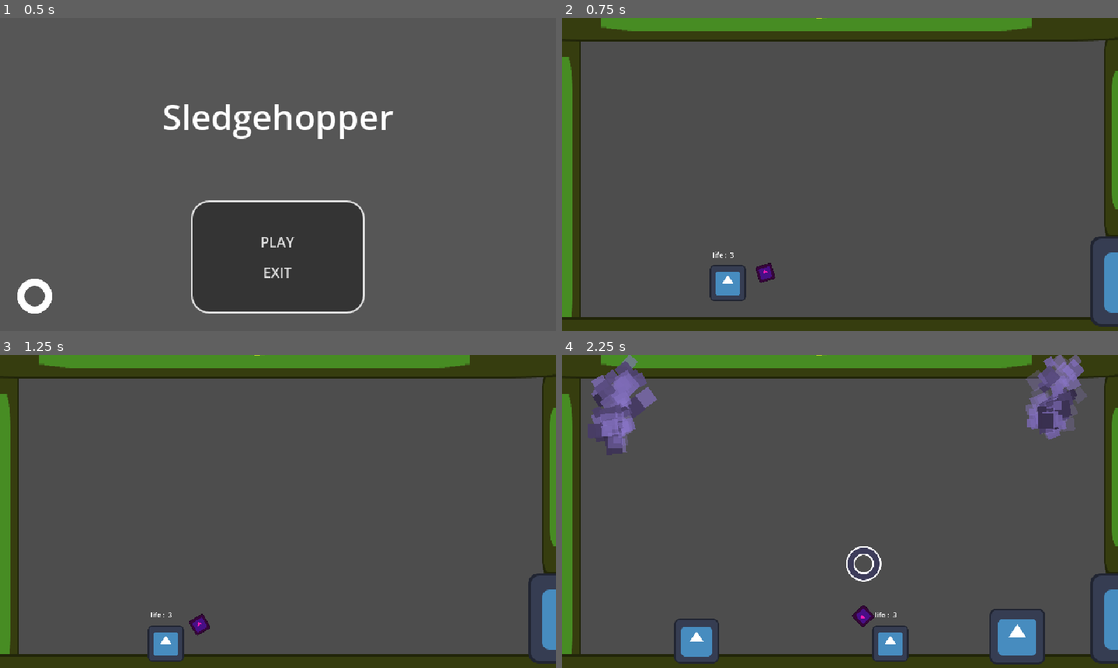
Above: before the commit, frames 1-4 (two rows, left to right).
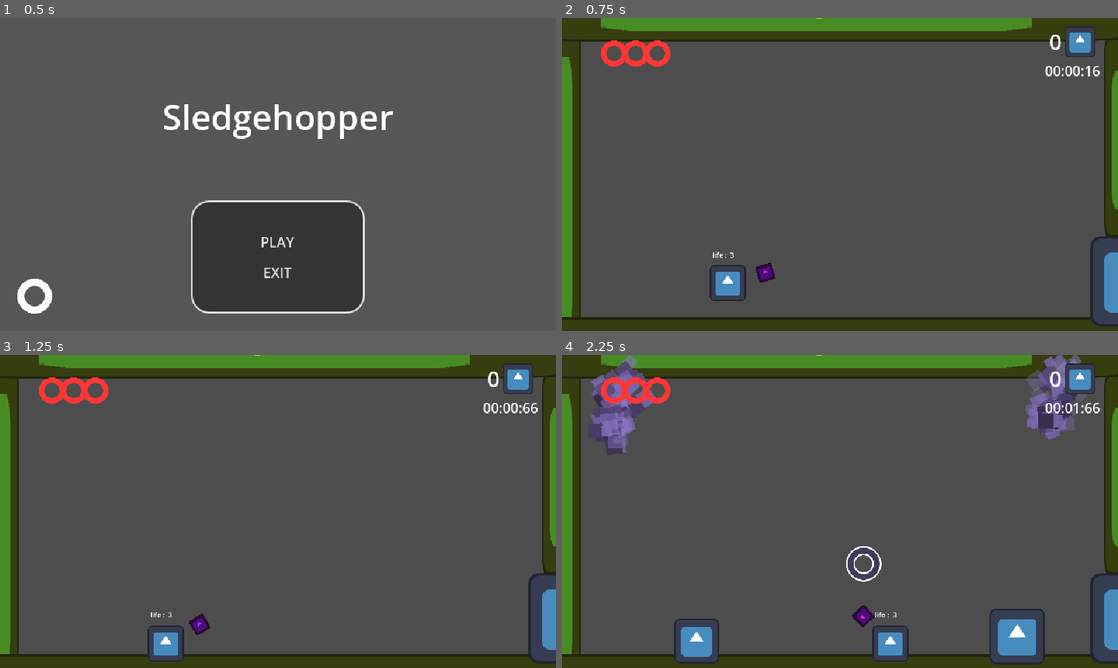
Above: after the commit, the same moments.

Repository: Juawo/hammer-game
Game: Godot game, scene res://scenes/Ui/main_menu.tscn
The game is run twice, just before and just after one commit, with the same random seed, the same clock (stepped at 60 frames per second) and the same inputs. The engine's default icon, where the game draws it, is replaced by a stand-in: a white triangle on a blue panel in a dark square.
Inputs (mouse positions are in pixels of both pictures, inside the frame that each line leads up to):
- Up to frame 1 (0.5 s): no input
- Up to frame 2 (0.75 s): click "PLAY" at 0.5 s
- Up to frame 3 (1.25 s): no input
- Up to frame 4 (2.25 s): move the mouse to (962, 495) at 1.27 s; press the mouse at (962, 495) at 1.28 s; hold D (right) from 1.28 s (still down); tap W (jump) at 1.52 s; move the mouse to (728, 527) at 2.02 s; release the mouse at (728, 527) at 2.03 s; click (728, 527) at 2.1 s

Frame 1 is identical in both runs. In frame 2, 1.2% of the frame differs, in the area x 7-97%, y 2-19%; in frame 3, 1.2%; in frame 4, 1.3%.

Commit message:
Add HUD to level base and connect level start event in game manager

Diff:
--- a/scenes/levels/level_base.tscn
+++ b/scenes/levels/level_base.tscn
@@ -8,6 +8,7 @@
 [ext_resource type="PackedScene" uid="uid://cai268m7e08xa" path="res://scenes/Player/player.tscn" id="4_d61h5"]
 [ext_resource type="PackedScene" uid="uid://52rxk6v26a2i" path="res://scenes/levels/breakable_wall.tscn" id="5_dje0g"]
 [ext_resource type="PackedScene" uid="uid://bgkdiiads01ar" path="res://scenes/Enemies/enemy_spawner.tscn" id="7_g7p6o"]
+[ext_resource type="PackedScene" uid="uid://cu45t1wn08u3l" path="res://scenes/Ui/hud.tscn" id="9_ynct0"]
 
 [sub_resource type="TileSet" id="TileSet_04dxk"]
 
@@ -102,10 +103,4 @@
 
 [node name="CanvasLayer" type="CanvasLayer" parent="." unique_id=1117925686]
 
-[node name="Label" type="Label" parent="CanvasLayer" unique_id=37490488]
-visible = false
-offset_left = 256.0
-offset_top = 117.0
-offset_right = 405.0
-offset_bottom = 140.0
-text = "GO TO NEXT LEVEL!"
+[node name="Hud" parent="CanvasLayer" unique_id=963638941 instance=ExtResource("9_ynct0")]
--- a/scripts/Levels/level_base.gd
+++ b/scripts/Levels/level_base.gd
@@ -3,7 +3,6 @@
 
 @onready var breakable_wall: StaticBody2D = $Environment/BreakableWall
 @onready var level_exit: Area2D = $Environment/LevelExit
-@onready var label: Label = $CanvasLayer/Label
 
 @export var max_enemies_allowed := 10
 @export var next_level : PackedScene
@@ -18,6 +17,8 @@
 
 	if level_exit:
 		level_exit.player_entered_exit.connect(_on_level_finished)
+
+	Events.level_started.emit()
 
 func can_spawn_enemy() -> bool :
 	return current_enemies < max_enemies_allowed
@@ -40,9 +41,6 @@
 	max_enemies_allowed *= 2
 	level_exit.switch_disable_exit()
 	update_spawners_generation(1.5)
-	label.visible = true
-	var tween = create_tween().tween_property(label, "scale", Vector2(1.5,1.5), 1)
-	tween.set_ease(Tween.EASE_IN).set_trans(Tween.TRANS_ELASTIC)
 
 func update_spawners_generation(new_interval: float) -> void:
 	var spawners = get_tree().get_nodes_in_group("Spawners")
@@ -54,6 +52,7 @@
 func _on_level_finished() -> void :
 	print("NEXT LEVEL!")
 	# add level transition / add juice/animation
+
 	if next_level :
 		get_tree().change_scene_to_packed(next_level)
 	else :
--- a/scripts/Ui/main_menu.gd
+++ b/scripts/Ui/main_menu.gd
@@ -5,6 +5,7 @@
 
 func _on_play_btn_pressed() -> void:
 	# add transition here
+	GameManager.start_new_game()
 	get_tree().change_scene_to_packed(first_level)
 
 func _on_exit_btn_pressed() -> void:
